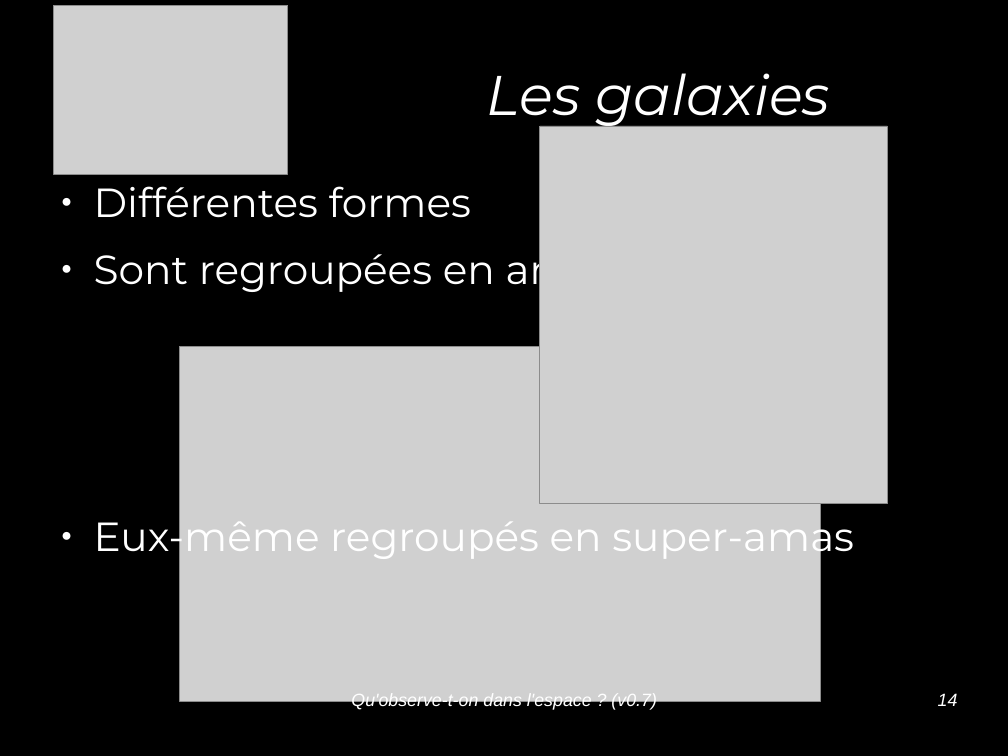
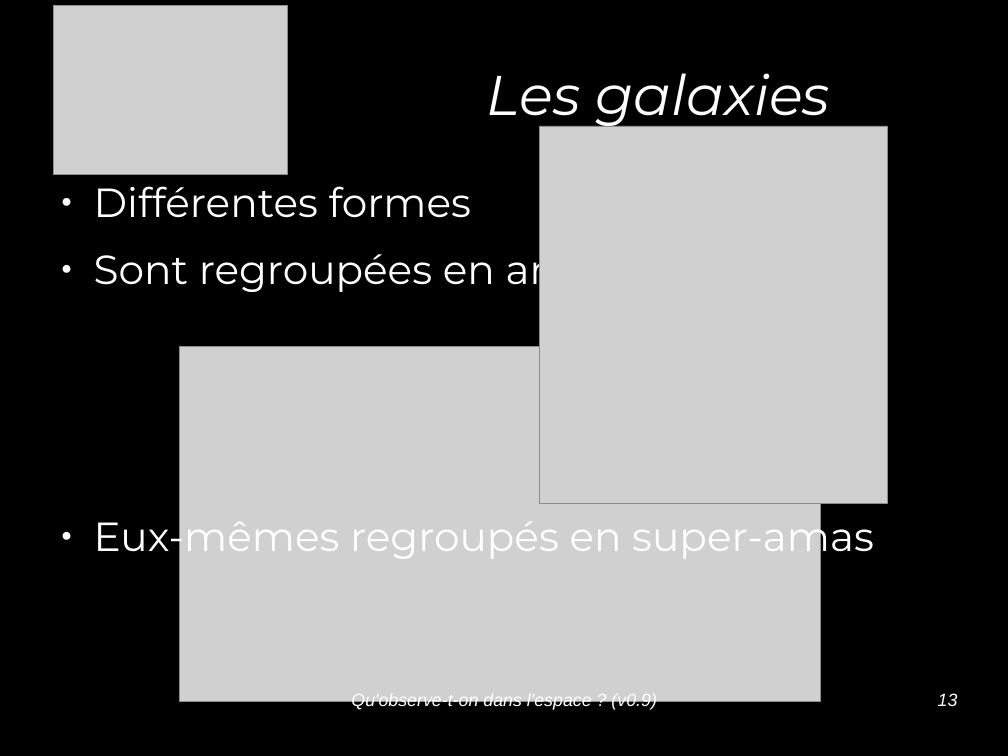
Before and after one commit to jcarnu/qf-astro, a slide deck: slide 13 of Ressources/Presentations/Qu_observe-t-on_dans_l_espace.odp (slide 14 before the commit). Drawn at 1008x756 pixels with LibreOffice and Linux fonts; fonts in the diff are those of the drawing; grey boxes stand for pictures; background and template pictures are left out. Boxes give left, top, right and bottom in pixels: in the first picture for what was removed or moved away, otherwise in the second. Text is boxed around its words. In the diff, an @@ line names an element or a change of style, - is before the commit and + after.

```diff
--- a/Ressources/Presentations/Qu_observe-t-on_dans_l_espace.odp
+++ b/Ressources/Presentations/Qu_observe-t-on_dans_l_espace.odp
@@ text at [94, 511, 874, 561]: text changed @@
-● Eux-même regroupés en super-amas
+● Eux-mêmes regroupés en super-amas
@@ text at [351, 693, 656, 710]: text changed @@
-Qu'observe-t-on dans l'espace ? (v0.7)
+Qu'observe-t-on dans l'espace ? (v0.9)
@@ page number at [938, 693, 958, 706]: text changed @@
-14
+13
```
Also in this commit, not shown: 12 other slides changed, 1 slide added, 2 slides removed, 10 other files.
